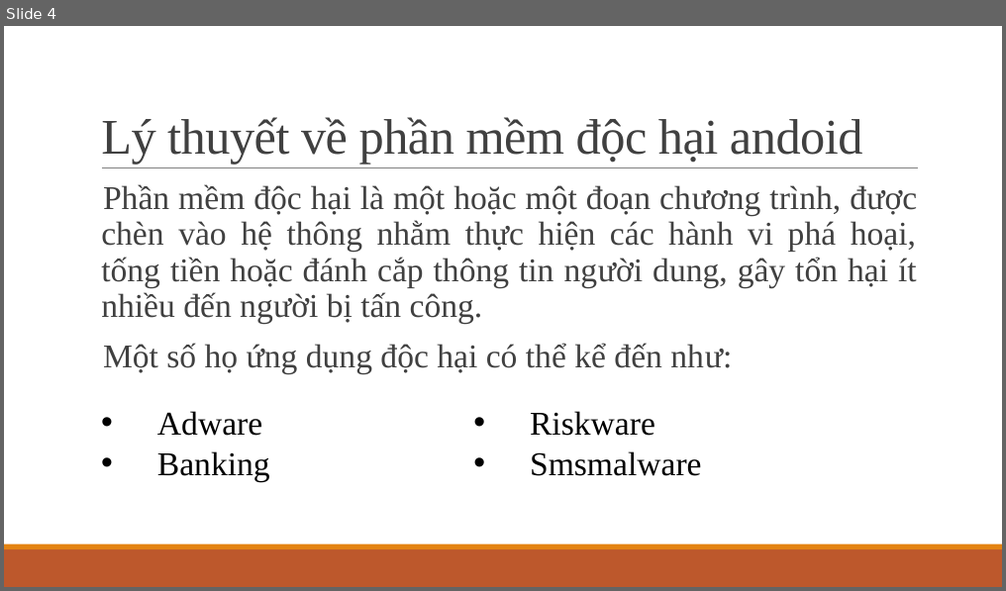
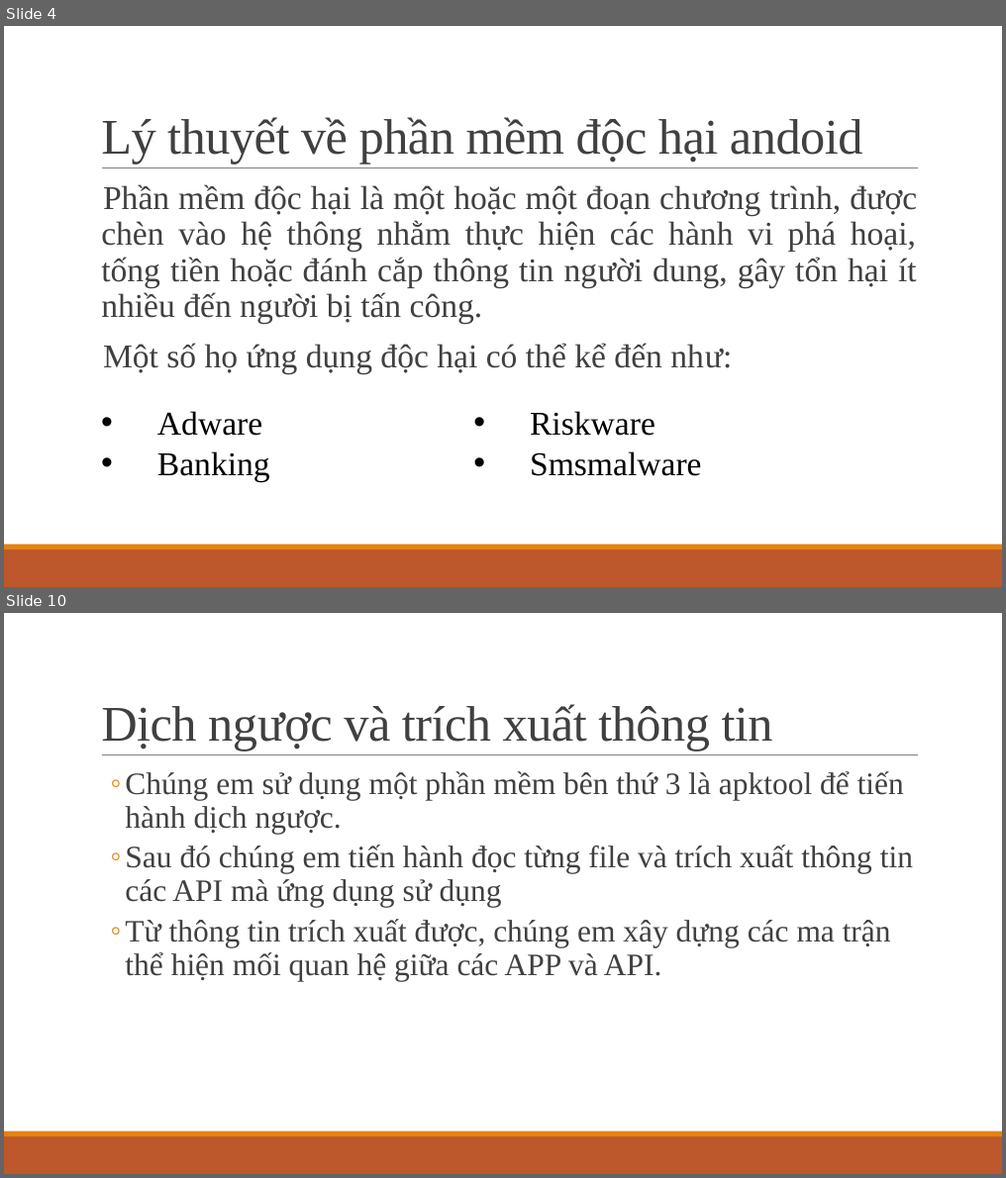
Before and after one commit to KMA-CT3-TTCS/document, a slide deck: Thái-Thị-Thanh-Vân_Nhóm1_v1.0.pptx. Shown one above the other, each under a label of ours: slide 4 before the commit, slides 4 and 10 after it; the slides between them are not shown. The pictures are 1006x591 and 1006x1178 pixels, drawn with LibreOffice and Linux fonts; fonts in the diff are those of the drawing. Boxes give left, top, right and bottom in pixels: in the first picture for what was removed or moved away, otherwise in the second. Text is boxed around its words. In the diff, an @@ line names an element or a change of style, - is before the commit and + after.

```diff
--- a/Thái-Thị-Thanh-Vân_Nhóm1_v1.0.pptx
+++ b/Thái-Thị-Thanh-Vân_Nhóm1_v1.0.pptx
@@ slide 10 added at bbox=[4, 613, 1002, 1174], background #FFFFFF; not listed: 3 template elements that a slide beside it also shows @@
@@ title added at bbox=[101, 704, 773, 752], 48 pt, text #404040 @@
+Dịch ngược và trích xuất thông tin
@@ text added at bbox=[125, 771, 913, 981], 30 pt, text #404040 @@
+  ◦ Chúng em sử dụng một phần mềm bên thứ 3 là apktool để tiến hành dịch ngược.
+  ◦ Sau đó chúng em tiến hành đọc từng file và trích xuất thông tin các API mà ứng dụng sử dụng
+  ◦ Từ thông tin trích xuất được, chúng em xây dựng các ma trận thể hiện mối quan hệ giữa các APP và API.
```
Also in this commit, not shown: 1 slide changed, 15 other slides added, 6 slides removed, 1 other file.
